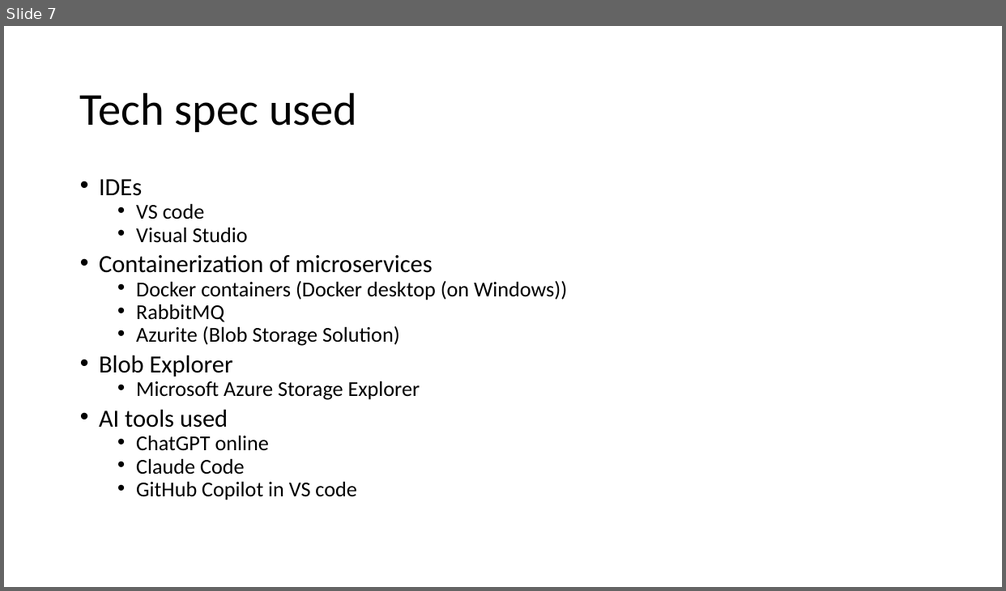
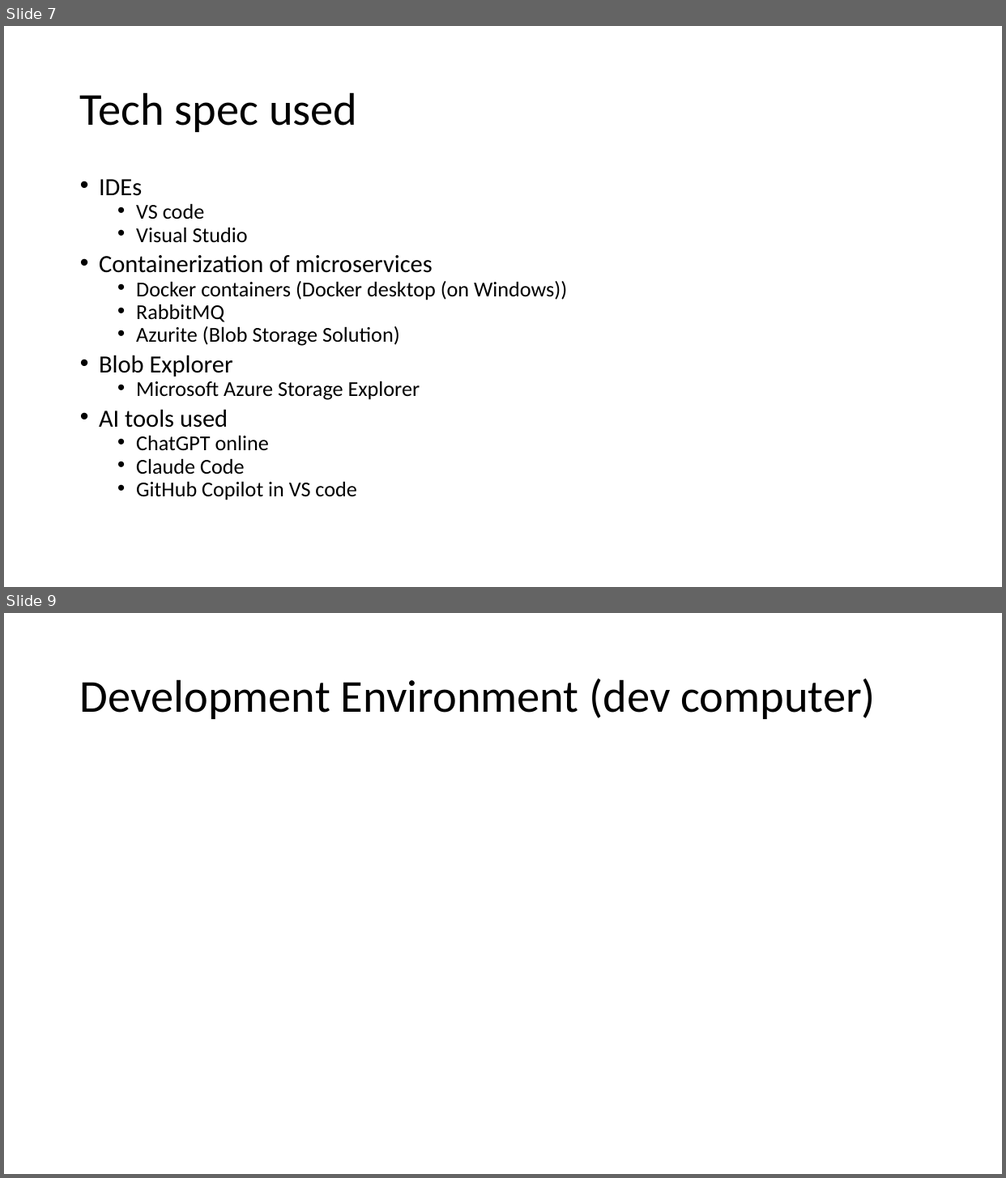
Before and after one commit to vinaykalasannavar/docflow-document-service, a slide deck: docs/DocFlow Workflow.pptx. Shown one above the other, each under a label of ours: slide 7 before the commit, slides 7 and 9 after it; the slides between them are not shown. The pictures are 1006x591 and 1006x1178 pixels, drawn with LibreOffice and Linux fonts; fonts in the diff are those of the drawing. Boxes give left, top, right and bottom in pixels: in the first picture for what was removed or moved away, otherwise in the second. Text is boxed around its words. In the diff, an @@ line names an element or a change of style, - is before the commit and + after.

Commit message:
Updated slides to match the current development progress.

```diff
--- a/docs/DocFlow Workflow.pptx
+++ b/docs/DocFlow Workflow.pptx
@@ slide 9 added at <box>4,613,1002,1174</box>, background #FFFFFF @@
@@ title added at <box>80,679,876,719</box>, 44 pt, text #000000 @@
+Development Environment (dev computer)
```
Also in this commit, not shown: 2 other slides added.
